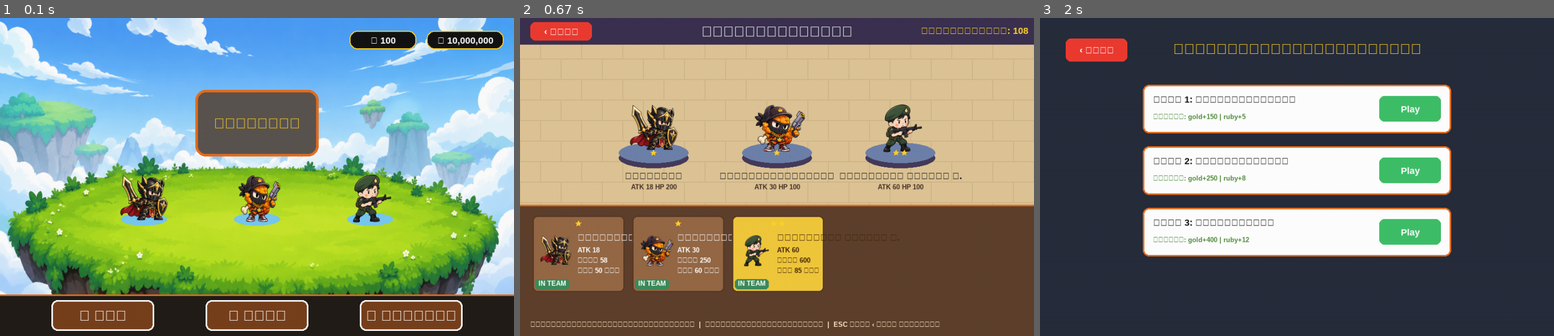
Above: before the commit, frames 1-3 (left to right).
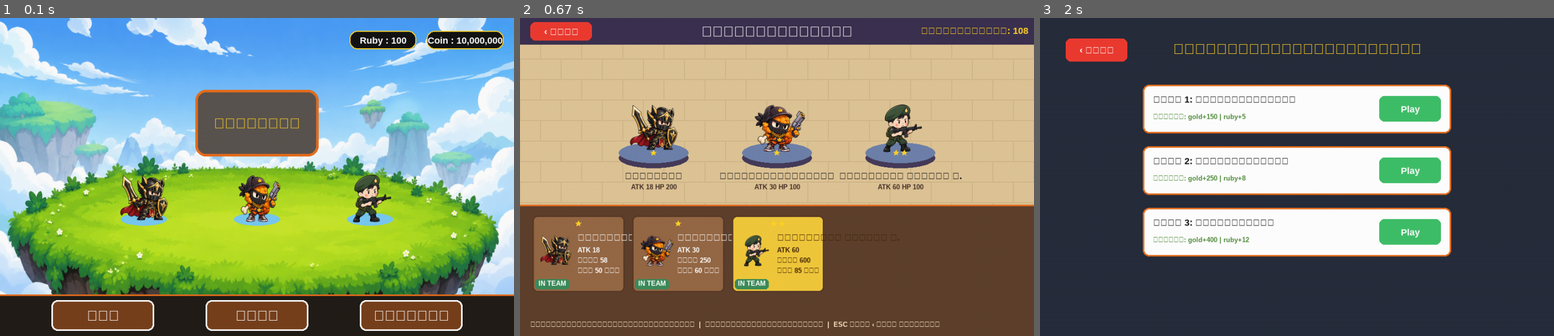
Above: after the commit, the same moments.

Repository: JirathWanna/Pygame_Tamma
Game: pygame game, started from main.py
The game is run twice, just before and just after one commit, with the same random seed, the same clock (stepped at 60 frames per second) and the same inputs.
Inputs (mouse positions are in pixels of both pictures, inside the frame that each line leads up to):
- Up to frame 1 (0.1 s): no input
- Up to frame 2 (0.67 s): click (622, 316) at 0.38 s, where only the run after the commit has a clickable "ทีม"
- Up to frame 3 (2 s): click "อัศวินดำ" at 0.72 s; press the mouse at (1096, 253) at 1.03 s; move the mouse to (1158, 164) at 1.13 s; release the mouse at (1214, 72) at 1.27 s; press the mouse at (1081, 30) at 1.37 s; move the mouse to (1163, 129) at 1.47 s; release the mouse at (1245, 227) at 1.6 s; press the mouse at (1297, 122) at 1.7 s; move the mouse to (1291, 170) at 1.8 s; release the mouse at (1291, 221) at 1.93 s

The runs differ from the first frame. In frame 1, 0.7% of the frame differs, in the area x 15-98%, y 5-96%; in frame 2, nothing differs; in frame 3, nothing differs.

Commit message:
Fix text

Diff:
--- a/game_data.py
+++ b/game_data.py
@@ -59,9 +59,9 @@
 ]
 
 BOTTOM_NAV_ITEMS = [
-    {"id": "TEAM",    "label": "🛡️ ทีม",    "color": WOOD_BROWN},
-    {"id": "GACHA",   "label": "🎰 กาชา",   "color": WOOD_BROWN},
-    {"id": "UPGRADE", "label": "⚡ อัพเกรด", "color": WOOD_BROWN},
+    {"id": "TEAM",    "label": "ทีม",    "color": WOOD_BROWN},
+    {"id": "GACHA",   "label": "กาชา",   "color": WOOD_BROWN},
+    {"id": "UPGRADE", "label": "อัพเกรด", "color": WOOD_BROWN},
 ]
 
 # --- Asset Loader Manager ---
@@ -102,8 +102,8 @@
 
 def draw_top_bar():
     items = [
-        (f"💎 {PLAYER_DATA['rubies']}", (680, 25), (130, 36)),
-        (f"🪙 {PLAYER_DATA['coins']:,}", (830, 25), (150, 36))
+        (f"Ruby : {PLAYER_DATA['rubies']}", (680, 25), (130, 36)),
+        (f"Coin : {PLAYER_DATA['coins']:,}", (830, 25), (150, 36))
     ]
     for text, pos, size in items:
         rect = pygame.Rect(pos[0], pos[1], size[0], size[1])
